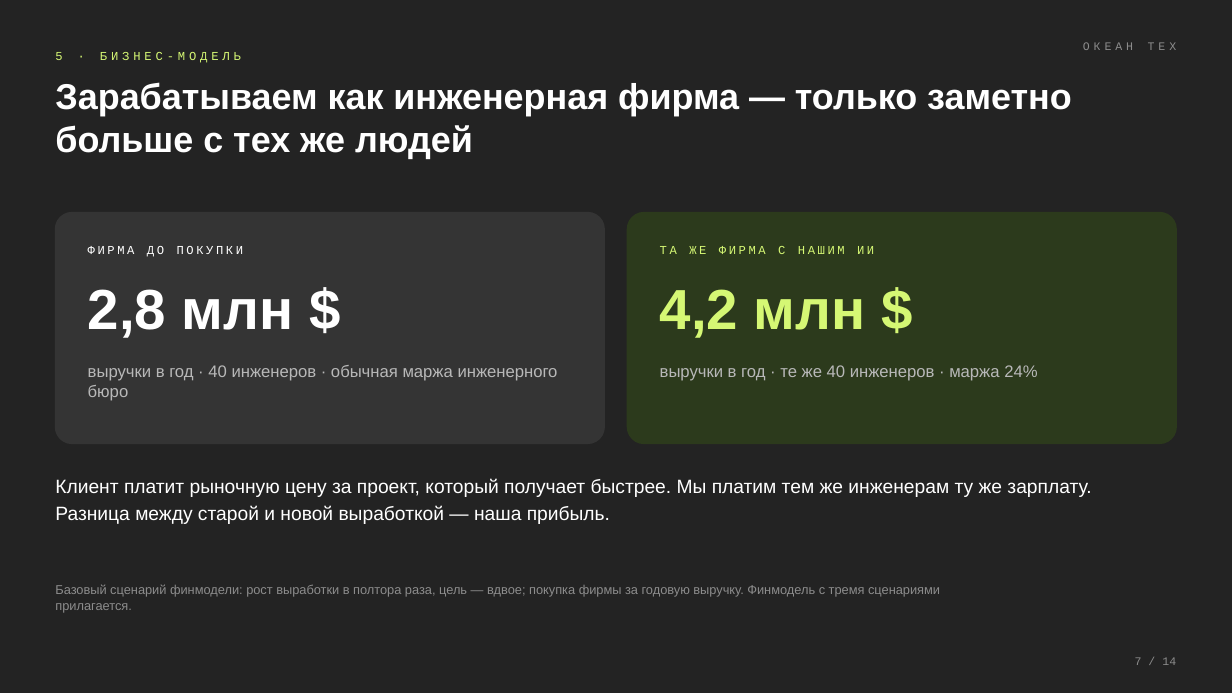
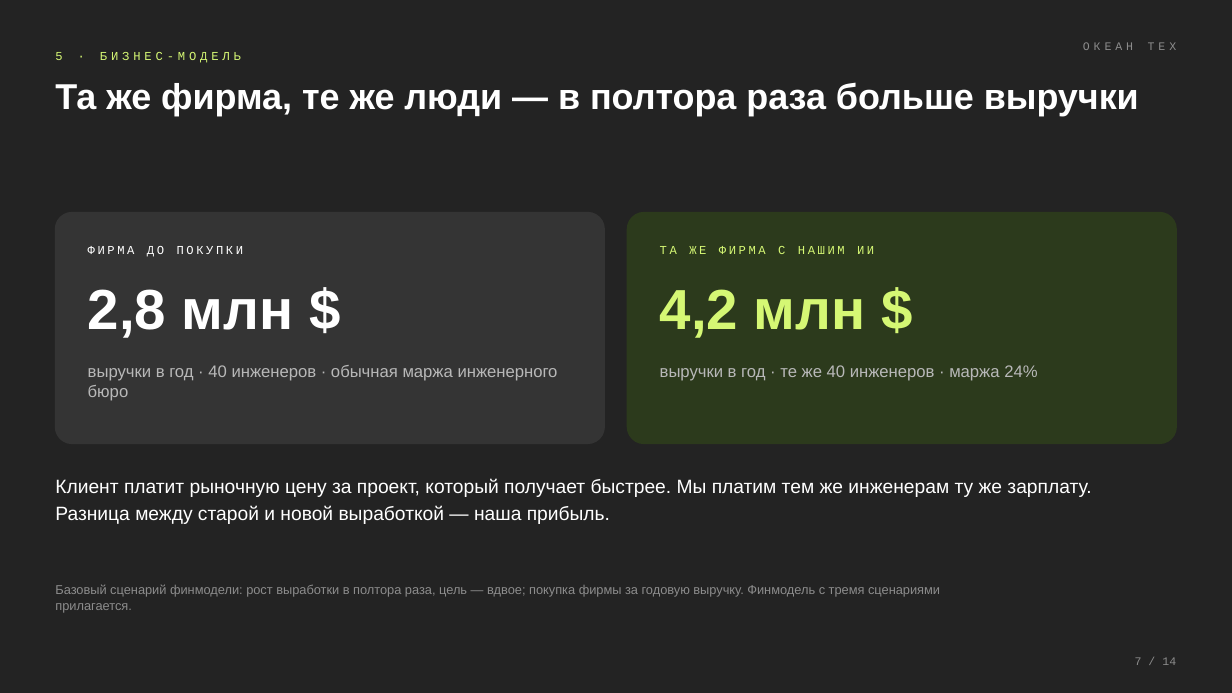
Before and after one commit to komoroshin/research, a slide deck: slide 7 of ai-case-library/research/ventures/grid-plain-deck.pptx. Drawn at 1232x693 pixels with LibreOffice and Linux fonts; fonts in the diff are those of the drawing. Boxes give left, top, right and bottom in pixels: in the first picture for what was removed or moved away, otherwise in the second. Text is boxed around its words. In the diff, an @@ line names an element or a change of style, - is before the commit and + after.

```diff
--- a/ai-case-library/research/ventures/grid-plain-deck.pptx
+++ b/ai-case-library/research/ventures/grid-plain-deck.pptx
@@ text at (55, 82, 1139, 116): text changed @@
-Зарабатываем как инженерная фирма — только заметно больше с тех же людей
+Та же фирма, те же люди — в полтора раза больше выручки
```
Also in this commit, not shown: 8 other slides changed, 2 other files.
